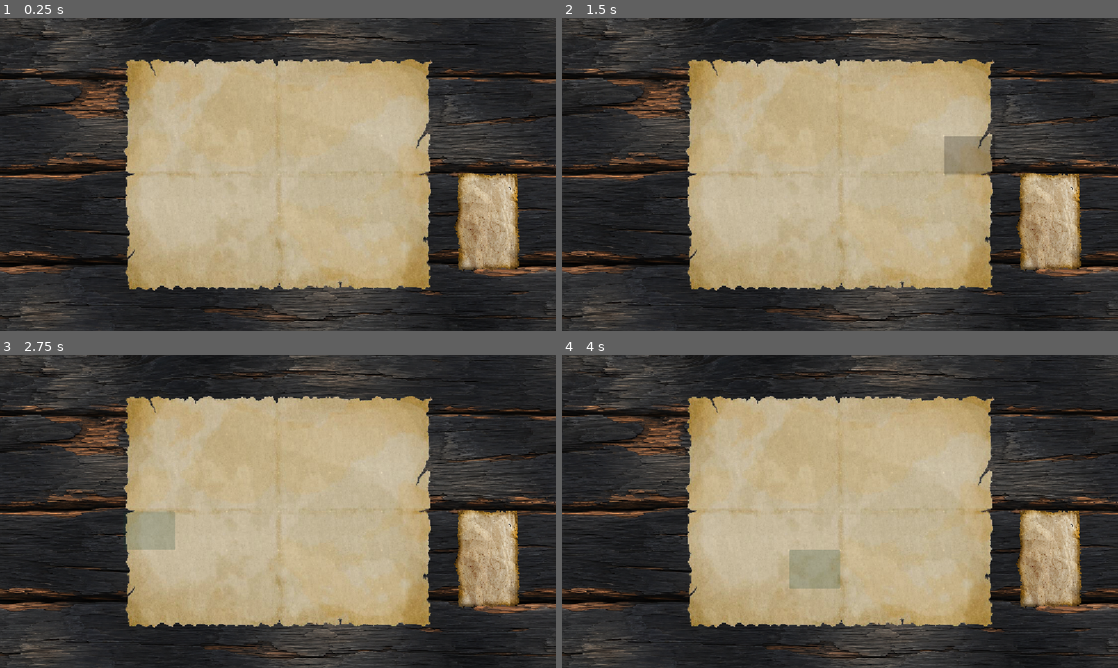
Above: before the commit, frames 1-4 (two rows, left to right).
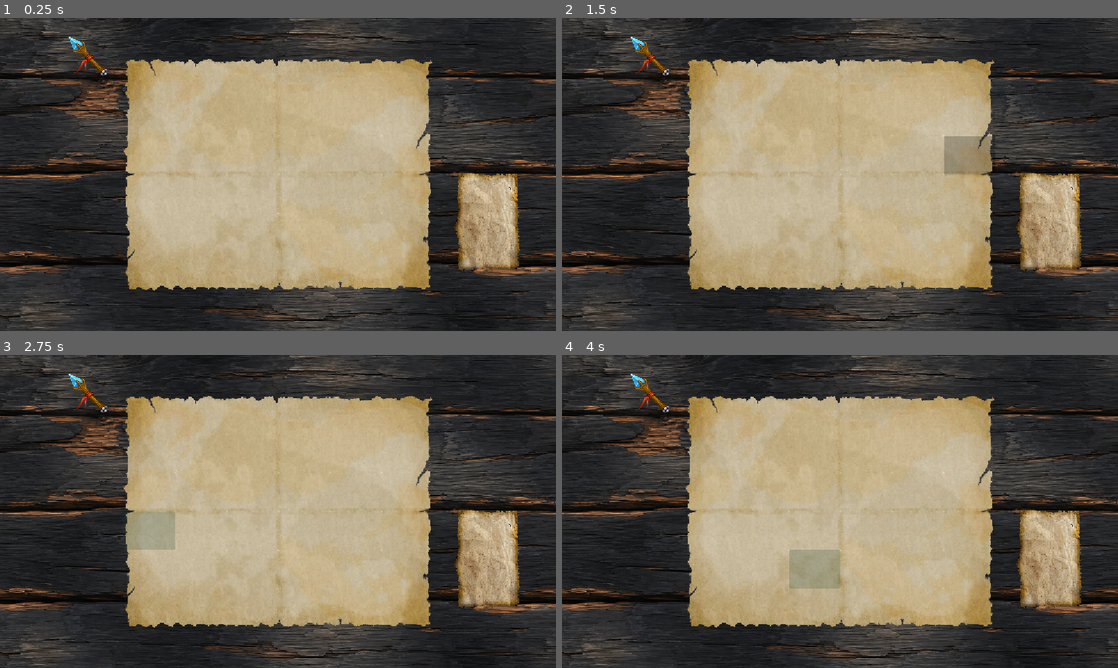
Above: after the commit, the same moments.

Repository: sprakash-code/godot-wild-jam-99
Game: Godot game, scene res://Scenes/game.tscn
Two runs of this game, one before a commit and one after it. Both use one fixed random seed, a clock stepped at 60 frames per second and the inputs below.
Inputs (mouse positions are in pixels of both pictures, inside the frame that each line leads up to):
- Up to frame 1 (0.25 s): no input
- Up to frame 2 (1.5 s): click (712, 77) at 0.52 s; tap Enter at 1.25 s; move the mouse to (962, 158) at 1.27 s; hold E (rotate_right) from 1.28 s (still down); click (962, 158) at 1.42 s
- Up to frame 3 (2.75 s): tap Space at 2 s; move the mouse to (166, 527) at 2.02 s; release E (rotate_right) at 2.03 s; hold Q (rotate_left) from 2.03 s (still down)
- Up to frame 4 (4 s): tap Enter at 2.75 s; move the mouse to (895, 442) at 2.77 s; release Q (rotate_left) at 2.78 s; hold E (rotate_right) from 2.78 s (still down); tap Space at 3.5 s; move the mouse to (812, 574) at 3.52 s; click (812, 574) at 3.67 s

The runs differ from the first frame. In frame 1, 0.2% of the frame differs, in the area x 12-20%, y 6-19%; in frame 2, 0.2%; in frame 3, 0.2%; in frame 4, 0.2%.

Commit message:
added a toggle for an alternate map layer
- wang png as a placeholder
- added a GLOBAL.gd script to hold custom signals etc.

Diff:
--- a/Scenes/game.tscn
+++ b/Scenes/game.tscn
@@ -1,8 +1,9 @@
 [gd_scene format=3 uid="uid://3bnppfkt0ifq"]
 
-[ext_resource type="PackedScene" uid="uid://cubbfr0c4b5p" path="res://Scenes/grid.tscn" id="1_ebmjs"]
 [ext_resource type="Texture2D" uid="uid://6w0k438vru4y" path="res://Art/charred-wood-boards-001.png" id="1_qxrlw"]
+[ext_resource type="PackedScene" uid="uid://cubbfr0c4b5p" path="res://Scenes/map_grid.tscn" id="2_3dryh"]
 [ext_resource type="PackedScene" uid="uid://crh1pf601ijfg" path="res://Scenes/paper.tscn" id="3_wrm1d"]
+[ext_resource type="PackedScene" uid="uid://cncjhqc0eh7hf" path="res://Scenes/lighter.tscn" id="4_3dryh"]
 
 [node name="Game" type="Node2D" unique_id=205339470]
 
@@ -13,7 +14,7 @@
 
 [node name="Camera2D" type="Camera2D" parent="." unique_id=1329759614]
 
-[node name="grid" parent="." unique_id=1968628819 instance=ExtResource("1_ebmjs")]
+[node name="map_grid" parent="." unique_id=1968628819 instance=ExtResource("2_3dryh")]
 anchors_preset = 8
 anchor_left = 0.5
 anchor_top = 0.5
@@ -30,3 +31,6 @@
 z_index = 10
 position = Vector2(436, 98)
 translucency = 0.95
+
+[node name="lighter" parent="." unique_id=829423366 instance=ExtResource("4_3dryh")]
+position = Vector2(-395, -236)
--- a/Scenes/grid.tscn
+++ /dev/null
@@ -1,161 +0,0 @@
-[gd_scene format=3 uid="uid://cubbfr0c4b5p"]
-
-[ext_resource type="PackedScene" uid="uid://bbl3mj7t8rfl3" path="res://Scenes/slot.tscn" id="1_t5fjg"]
-[ext_resource type="Texture2D" uid="uid://btatwt0a1e0gi" path="res://Art/parchment_alpha.png" id="2_72mdp"]
-
-[node name="grid" type="GridContainer" unique_id=1968628819]
-offset_right = 640.0
-offset_bottom = 480.0
-theme_override_constants/h_separation = 107
-theme_override_constants/v_separation = 80
-columns = 6
-
-[node name="slot" parent="." unique_id=2010546238 instance=ExtResource("1_t5fjg")]
-z_index = 1
-layout_mode = 2
-
-[node name="slot2" parent="." unique_id=837709287 instance=ExtResource("1_t5fjg")]
-z_index = 1
-layout_mode = 2
-
-[node name="slot3" parent="." unique_id=442375855 instance=ExtResource("1_t5fjg")]
-z_index = 1
-layout_mode = 2
-
-[node name="slot4" parent="." unique_id=707163836 instance=ExtResource("1_t5fjg")]
-z_index = 1
-layout_mode = 2
-
-[node name="slot5" parent="." unique_id=1954172572 instance=ExtResource("1_t5fjg")]
-z_index = 1
-layout_mode = 2
-
-[node name="slot6" parent="." unique_id=209862892 instance=ExtResource("1_t5fjg")]
-z_index = 1
-layout_mode = 2
-
-[node name="slot7" parent="." unique_id=1430900395 instance=ExtResource("1_t5fjg")]
-z_index = 1
-layout_mode = 2
-
-[node name="slot8" parent="." unique_id=340626457 instance=ExtResource("1_t5fjg")]
-z_index = 1
-layout_mode = 2
-
-[node name="slot9" parent="." unique_id=1117573197 instance=ExtResource("1_t5fjg")]
-z_index = 1
-layout_mode = 2
-
-[node name="slot10" parent="." unique_id=1138233965 instance=ExtResource("1_t5fjg")]
-z_index = 1
-layout_mode = 2
-
-[node name="slot11" parent="." unique_id=2130925483 instance=ExtResource("1_t5fjg")]
-z_index = 1
-layout_mode = 2
-
-[node name="slot12" parent="." unique_id=2040314618 instance=ExtResource("1_t5fjg")]
-z_index = 1
-layout_mode = 2
-
-[node name="slot13" parent="." unique_id=1149773197 instance=ExtResource("1_t5fjg")]
-z_index = 1
-layout_mode = 2
-
-[node name="slot14" parent="." unique_id=1886962961 instance=ExtResource("1_t5fjg")]
-z_index = 1
-layout_mode = 2
-
-[node name="slot15" parent="." unique_id=459001221 instance=ExtResource("1_t5fjg")]
-z_index = 1
-layout_mode = 2
-
-[node name="slot16" parent="." unique_id=1484179151 instance=ExtResource("1_t5fjg")]
-z_index = 1
-layout_mode = 2
-
-[node name="slot17" parent="." unique_id=1392092275 instance=ExtResource("1_t5fjg")]
-z_index = 1
-layout_mode = 2
-
-[node name="slot18" parent="." unique_id=863173998 instance=ExtResource("1_t5fjg")]
-z_index = 1
-layout_mode = 2
-
-[node name="slot19" parent="." unique_id=954542387 instance=ExtResource("1_t5fjg")]
-z_index = 1
-layout_mode = 2
-
-[node name="slot20" parent="." unique_id=22284424 instance=ExtResource("1_t5fjg")]
-z_index = 1
-layout_mode = 2
-
-[node name="slot21" parent="." unique_id=163146158 instance=ExtResource("1_t5fjg")]
-z_index = 1
-layout_mode = 2
-
-[node name="slot22" parent="." unique_id=971301370 instance=ExtResource("1_t5fjg")]
-z_index = 1
-layout_mode = 2
-
-[node name="slot23" parent="." unique_id=689204366 instance=ExtResource("1_t5fjg")]
-z_index = 1
-layout_mode = 2
-
-[node name="slot24" parent="." unique_id=1028005503 instance=ExtResource("1_t5fjg")]
-z_index = 1
-layout_mode = 2
-
-[node name="slot25" parent="." unique_id=1040425107 instance=ExtResource("1_t5fjg")]
-z_index = 1
-layout_mode = 2
-
-[node name="slot26" parent="." unique_id=2099608505 instance=ExtResource("1_t5fjg")]
-z_index = 1
-layout_mode = 2
-
-[node name="slot27" parent="." unique_id=685120060 instance=ExtResource("1_t5fjg")]
-z_index = 1
-layout_mode = 2
-
-[node name="slot28" parent="." unique_id=67373076 instance=ExtResource("1_t5fjg")]
-z_index = 1
-layout_mode = 2
-
-[node name="slot29" parent="." unique_id=1572259629 instance=ExtResource("1_t5fjg")]
-z_index = 1
-layout_mode = 2
-
-[node name="slot30" parent="." unique_id=845909194 instance=ExtResource("1_t5fjg")]
-z_index = 1
-layout_mode = 2
-
-[node name="slot31" parent="." unique_id=2010021323 instance=ExtResource("1_t5fjg")]
-z_index = 1
-layout_mode = 2
-
-[node name="slot32" parent="." unique_id=148389957 instance=ExtResource("1_t5fjg")]
-z_index = 1
-layout_mode = 2
-
-[node name="slot33" parent="." unique_id=1789308136 instance=ExtResource("1_t5fjg")]
-z_index = 1
-layout_mode = 2
-
-[node name="slot34" parent="." unique_id=1956940769 instance=ExtResource("1_t5fjg")]
-z_index = 1
-layout_mode = 2
-
-[node name="slot35" parent="." unique_id=219811657 instance=ExtResource("1_t5fjg")]
-z_index = 1
-layout_mode = 2
-
-[node name="slot36" parent="." unique_id=1950291235 instance=ExtResource("1_t5fjg")]
-z_index = 1
-layout_mode = 2
-
-[node name="ParchmentAlpha" type="Sprite2D" parent="." unique_id=1961803505]
-position = Vector2(-8.999999, -11)
-scale = Vector2(1.0296875, 1.0416666)
-texture = ExtResource("2_72mdp")
-centered = false
--- /dev/null
+++ b/Scenes/lighter.tscn
@@ -0,0 +1,24 @@
+[gd_scene format=3 uid="uid://cncjhqc0eh7hf"]
+
+[ext_resource type="Texture2D" uid="uid://dciyg72s10bh7" path="res://Art/wand.png" id="1_otgfe"]
+[ext_resource type="Script" uid="uid://d2vi3a43d0xv7" path="res://Scripts/lighter.gd" id="2_6roek"]
+
+[node name="lighter" type="Sprite2D" unique_id=829423366]
+scale = Vector2(0.25, 0.25)
+texture = ExtResource("1_otgfe")
+script = ExtResource("2_6roek")
+
+[node name="Button" type="Button" parent="." unique_id=1104500038]
+self_modulate = Color(1, 1, 1, 0)
+anchors_preset = 15
+anchor_right = 1.0
+anchor_bottom = 1.0
+offset_left = -256.0
+offset_top = -256.0
+offset_right = -256.0
+offset_bottom = -256.0
+grow_horizontal = 2
+grow_vertical = 2
+toggle_mode = true
+
+[connection signal="toggled" from="Button" to="." method="_on_button_toggled"]
--- /dev/null
+++ b/Scenes/map_grid.gd
@@ -0,0 +1,11 @@
+extends GridContainer
+
+
+@onready var parchment_lighter: Sprite2D = $parchment_lighter
+
+
+func _ready() -> void:
+	GLOBAL.on_lighter_activated.connect(toggle_lighter_state)
+
+func toggle_lighter_state(is_active: bool):
+	parchment_lighter.visible = is_active
--- /dev/null
+++ b/Scenes/map_grid.tscn
@@ -0,0 +1,171 @@
+[gd_scene format=3 uid="uid://cubbfr0c4b5p"]
+
+[ext_resource type="Script" uid="uid://dtg0mkg0hyglu" path="res://Scenes/map_grid.gd" id="1_bkref"]
+[ext_resource type="PackedScene" uid="uid://bbl3mj7t8rfl3" path="res://Scenes/slot.tscn" id="1_k3uah"]
+[ext_resource type="Texture2D" uid="uid://btatwt0a1e0gi" path="res://Art/parchment_alpha.png" id="2_bkref"]
+
+[node name="map_grid" type="GridContainer" unique_id=1968628819]
+offset_right = 640.0
+offset_bottom = 480.0
+theme_override_constants/h_separation = 107
+theme_override_constants/v_separation = 80
+columns = 6
+script = ExtResource("1_bkref")
+
+[node name="slot" parent="." unique_id=2010546238 instance=ExtResource("1_k3uah")]
+z_index = 1
+layout_mode = 2
+
+[node name="slot2" parent="." unique_id=837709287 instance=ExtResource("1_k3uah")]
+z_index = 1
+layout_mode = 2
+
+[node name="slot3" parent="." unique_id=442375855 instance=ExtResource("1_k3uah")]
+z_index = 1
+layout_mode = 2
+
+[node name="slot4" parent="." unique_id=707163836 instance=ExtResource("1_k3uah")]
+z_index = 1
+layout_mode = 2
+
+[node name="slot5" parent="." unique_id=1954172572 instance=ExtResource("1_k3uah")]
+z_index = 1
+layout_mode = 2
+
+[node name="slot6" parent="." unique_id=209862892 instance=ExtResource("1_k3uah")]
+z_index = 1
+layout_mode = 2
+
+[node name="slot7" parent="." unique_id=1430900395 instance=ExtResource("1_k3uah")]
+z_index = 1
+layout_mode = 2
+
+[node name="slot8" parent="." unique_id=340626457 instance=ExtResource("1_k3uah")]
+z_index = 1
+layout_mode = 2
+
+[node name="slot9" parent="." unique_id=1117573197 instance=ExtResource("1_k3uah")]
+z_index = 1
+layout_mode = 2
+
+[node name="slot10" parent="." unique_id=1138233965 instance=ExtResource("1_k3uah")]
+z_index = 1
+layout_mode = 2
+
+[node name="slot11" parent="." unique_id=2130925483 instance=ExtResource("1_k3uah")]
+z_index = 1
+layout_mode = 2
+
+[node name="slot12" parent="." unique_id=2040314618 instance=ExtResource("1_k3uah")]
+z_index = 1
+layout_mode = 2
+
+[node name="slot13" parent="." unique_id=1149773197 instance=ExtResource("1_k3uah")]
+z_index = 1
+layout_mode = 2
+
+[node name="slot14" parent="." unique_id=1886962961 instance=ExtResource("1_k3uah")]
+z_index = 1
+layout_mode = 2
+
+[node name="slot15" parent="." unique_id=459001221 instance=ExtResource("1_k3uah")]
+z_index = 1
+layout_mode = 2
+
+[node name="slot16" parent="." unique_id=1484179151 instance=ExtResource("1_k3uah")]
+z_index = 1
+layout_mode = 2
+
+[node name="slot17" parent="." unique_id=1392092275 instance=ExtResource("1_k3uah")]
+z_index = 1
+layout_mode = 2
+
+[node name="slot18" parent="." unique_id=863173998 instance=ExtResource("1_k3uah")]
+z_index = 1
+layout_mode = 2
+
+[node name="slot19" parent="." unique_id=954542387 instance=ExtResource("1_k3uah")]
+z_index = 1
+layout_mode = 2
+
+[node name="slot20" parent="." unique_id=22284424 instance=ExtResource("1_k3uah")]
+z_index = 1
+layout_mode = 2
+
+[node name="slot21" parent="." unique_id=163146158 instance=ExtResource("1_k3uah")]
+z_index = 1
+layout_mode = 2
+
+[node name="slot22" parent="." unique_id=971301370 instance=ExtResource("1_k3uah")]
+z_index = 1
+layout_mode = 2
+
+[node name="slot23" parent="." unique_id=689204366 instance=ExtResource("1_k3uah")]
+z_index = 1
+layout_mode = 2
+
+[node name="slot24" parent="." unique_id=1028005503 instance=ExtResource("1_k3uah")]
+z_index = 1
+layout_mode = 2
+
+[node name="slot25" parent="." unique_id=1040425107 instance=ExtResource("1_k3uah")]
+z_index = 1
+layout_mode = 2
+
+[node name="slot26" parent="." unique_id=2099608505 instance=ExtResource("1_k3uah")]
+z_index = 1
+layout_mode = 2
+
+[node name="slot27" parent="." unique_id=685120060 instance=ExtResource("1_k3uah")]
+z_index = 1
+layout_mode = 2
+
+[node name="slot28" parent="." unique_id=67373076 instance=ExtResource("1_k3uah")]
+z_index = 1
+layout_mode = 2
+
+[node name="slot29" parent="." unique_id=1572259629 instance=ExtResource("1_k3uah")]
+z_index = 1
+layout_mode = 2
+
+[node name="slot30" parent="." unique_id=845909194 instance=ExtResource("1_k3uah")]
+z_index = 1
+layout_mode = 2
+
+[node name="slot31" parent="." unique_id=2010021323 instance=ExtResource("1_k3uah")]
+z_index = 1
+layout_mode = 2
+
+[node name="slot32" parent="." unique_id=148389957 instance=ExtResource("1_k3uah")]
+z_index = 1
+layout_mode = 2
+
+[node name="slot33" parent="." unique_id=1789308136 instance=ExtResource("1_k3uah")]
+z_index = 1
+layout_mode = 2
+
+[node name="slot34" parent="." unique_id=1956940769 instance=ExtResource("1_k3uah")]
+z_index = 1
+layout_mode = 2
+
+[node name="slot35" parent="." unique_id=219811657 instance=ExtResource("1_k3uah")]
+z_index = 1
+layout_mode = 2
+
+[node name="slot36" parent="." unique_id=1950291235 instance=ExtResource("1_k3uah")]
+z_index = 1
+layout_mode = 2
+
+[node name="parchment_normal" type="Sprite2D" parent="." unique_id=1961803505]
+position = Vector2(-8.999999, -11)
+scale = Vector2(1.0296875, 1.0416666)
+texture = ExtResource("2_bkref")
+centered = false
+
+[node name="parchment_lighter" type="Sprite2D" parent="." unique_id=2078370412]
+visible = false
+self_modulate = Color(0.09803922, 0.6039216, 0.17254902, 0.2784314)
+position = Vector2(-8.999999, -11)
+scale = Vector2(1.0296875, 1.0416666)
+texture = ExtResource("2_bkref")
+centered = false
--- a/Scripts/GLOBAL.gd
+++ b/Scripts/GLOBAL.gd
@@ -1,11 +1,4 @@
 extends Node
 
 
-# Called when the node enters the scene tree for the first time.
-func _ready() -> void:
-	pass # Replace with function body.
-
-
-# Called every frame. 'delta' is the elapsed time since the previous frame.
-func _process(delta: float) -> void:
-	pass
+signal on_lighter_activated(is_active: bool)
--- /dev/null
+++ b/Scripts/lighter.gd
@@ -0,0 +1,28 @@
+class_name lighter
+extends Sprite2D
+
+var scale_normal := Vector2(0.25, 0.25)
+var scale_active := Vector2(0.30, 0.30)
+
+var color_normal := Color.WHITE
+var color_active := Color(0.324, 0.951, 0.36, 1.0)
+
+var is_active := false
+
+
+func _ready() -> void:
+	pass # Replace with function body.
+
+func _process(delta: float) -> void:
+	pass
+
+func _on_button_toggled(toggled_on: bool) -> void:
+	is_active = toggled_on
+	GLOBAL.on_lighter_activated.emit(is_active)
+
+	if is_active:
+		self_modulate = color_active
+		scale = scale_active
+	else:
+		self_modulate = color_normal
+		scale = scale_normal
--- a/project.godot
+++ b/project.godot
@@ -17,7 +17,7 @@
 
 [autoload]
 
-Global="*uid://d4by4fobs0s70"
+GLOBAL="*uid://d4by4fobs0s70"
 
 [display]
 
Binary file added: Art/wand.png
Not shown, added: Art/wand.png.import
Not shown, added: Scenes/map_grid.gd.uid
Not shown, added: Scripts/lighter.gd.uid
